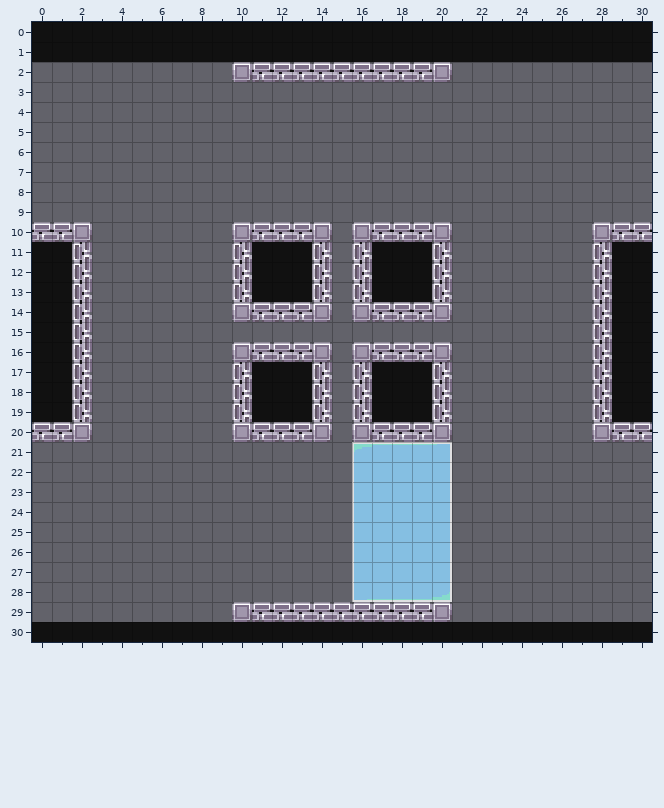
Two versions of a level (Tiled map (JSON), games/Phaser-Snake-Game/public/assets/Tiled/warp-draft-01.json). Above, as it was before the edit.
Cells are 24x24 px. Shown: x 0..30, y 0..30.
New version:
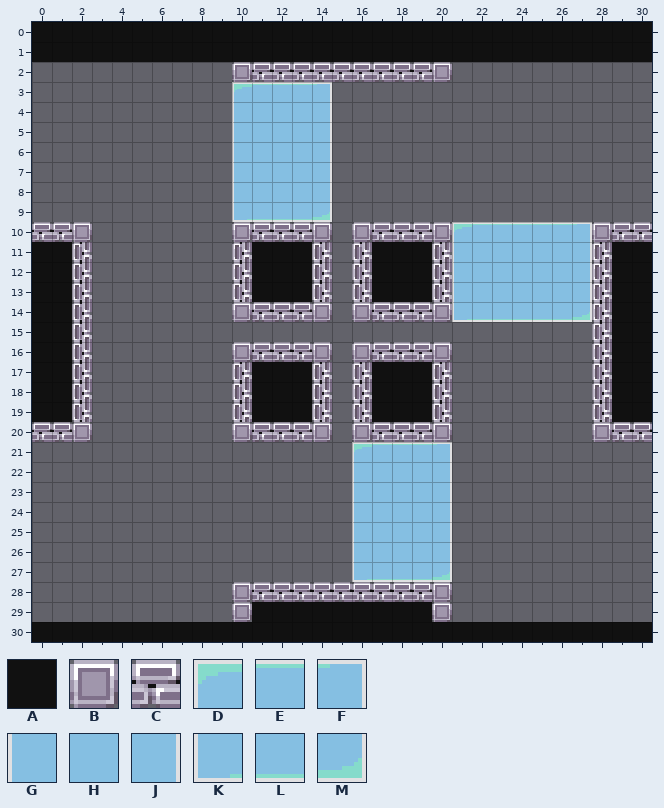
Key: from "tileSheetx24": A 103, B 128, C 129, D 545, E 546, F 547, G 577, H 578, J 579, K 609, L 610, M 611.
_ is an empty cell.
See-through tiles are keyed as they look on the map.
Author's note on the commit: 3 windmill level
What changed:
Layer "Wall":
Tile A replaces tile C in row 29 at x 11 to 19.
Tile B is added in row 28 at x 10 and 20.
Tile C is added in row 28 at x 11 to 19.
Layer "Ghost-1":
Tile D is added in row 3 at x 10; in row 10 at x 21.
Tile E is added in row 3 at x 11 to 13; in row 10 at x 22 to 26.
Tile F is added in row 3 at x 14; in row 10 at x 27.
Tile G is added in rows 4 to 8 at x 10; in rows 11 to 13 at x 21.
Tile H is added in rows 4 to 8 at x 11 to 13; in rows 11 to 13 at x 22 to 26.
Tile J is added in rows 4 to 8 at x 14; in rows 11 to 13 at x 27.
Tile K replaces tile G in row 27 at x 16.
Tile K is added in row 9 at x 10; in row 14 at x 21.
Tile L replaces tile H in row 27 at x 17 to 19.
Tile L is added in row 9 at x 11 to 13; in row 14 at x 22 to 26.
Tile M replaces tile J in row 27 at x 20.
Tile M is added in row 9 at x 14; in row 14 at x 27.
Tile K is gone in row 28 at x 16.
Tile L is gone in row 28 at x 17 to 19.
Tile M is gone in row 28 at x 20.
Boxes around the changes in both pictures, in picture pixels (x1, y1, x2, y2):
added: (232, 82, 332, 222)
added: (452, 222, 592, 322)
changed: (232, 572, 452, 622)
